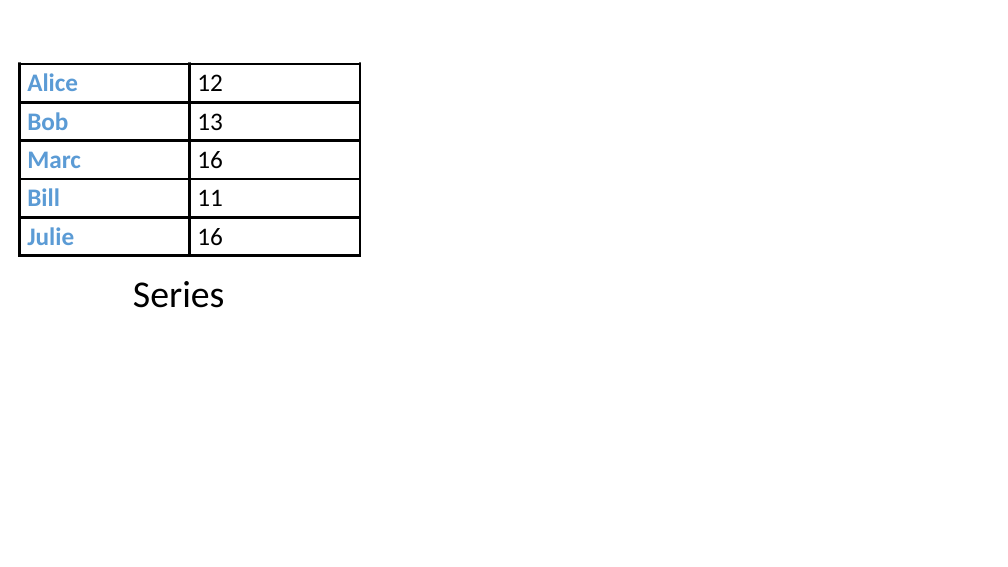
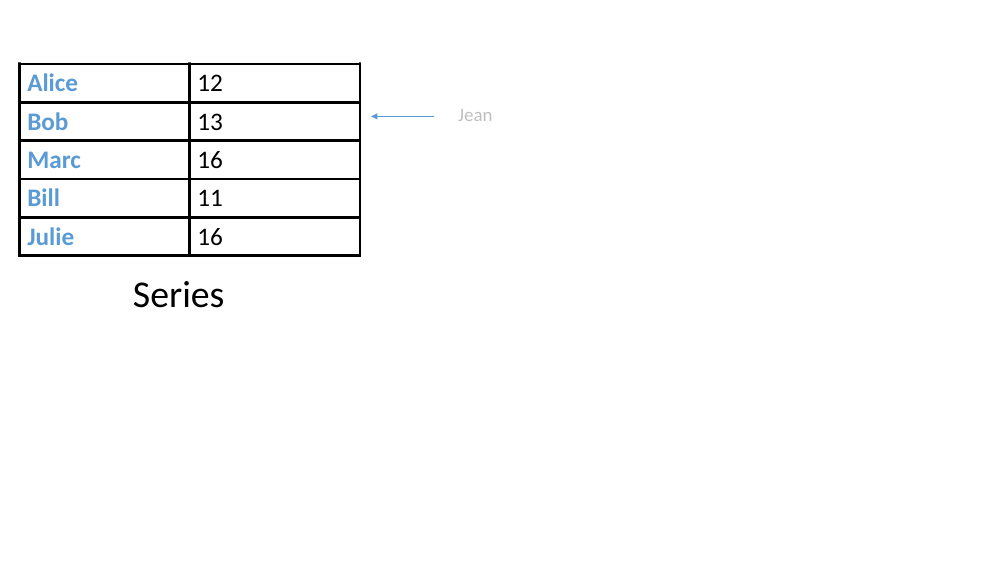
Before and after one commit to flotpython/course, a slide deck: slide 1 of w7/w7-s6-av-slide1.pptx. Drawn at 1008x567 pixels with LibreOffice and Linux fonts; fonts in the diff are those of the drawing. Boxes give left, top, right and bottom in pixels: in the first picture for what was removed or moved away, otherwise in the second. Text is boxed around its words. In the diff, an @@ line names an element or a change of style, - is before the commit and + after.

```diff
--- a/w7/w7-s6-av-slide1.pptx
+++ b/w7/w7-s6-av-slide1.pptx
@@ arrow added from (434, 116) to (371, 116), #5B9BD5 0.5 pt @@
@@ text added at box(458, 109, 492, 121), 18 pt, text #BFBFBF @@
+Jean
```
Also in this commit, not shown: 2 other files.
